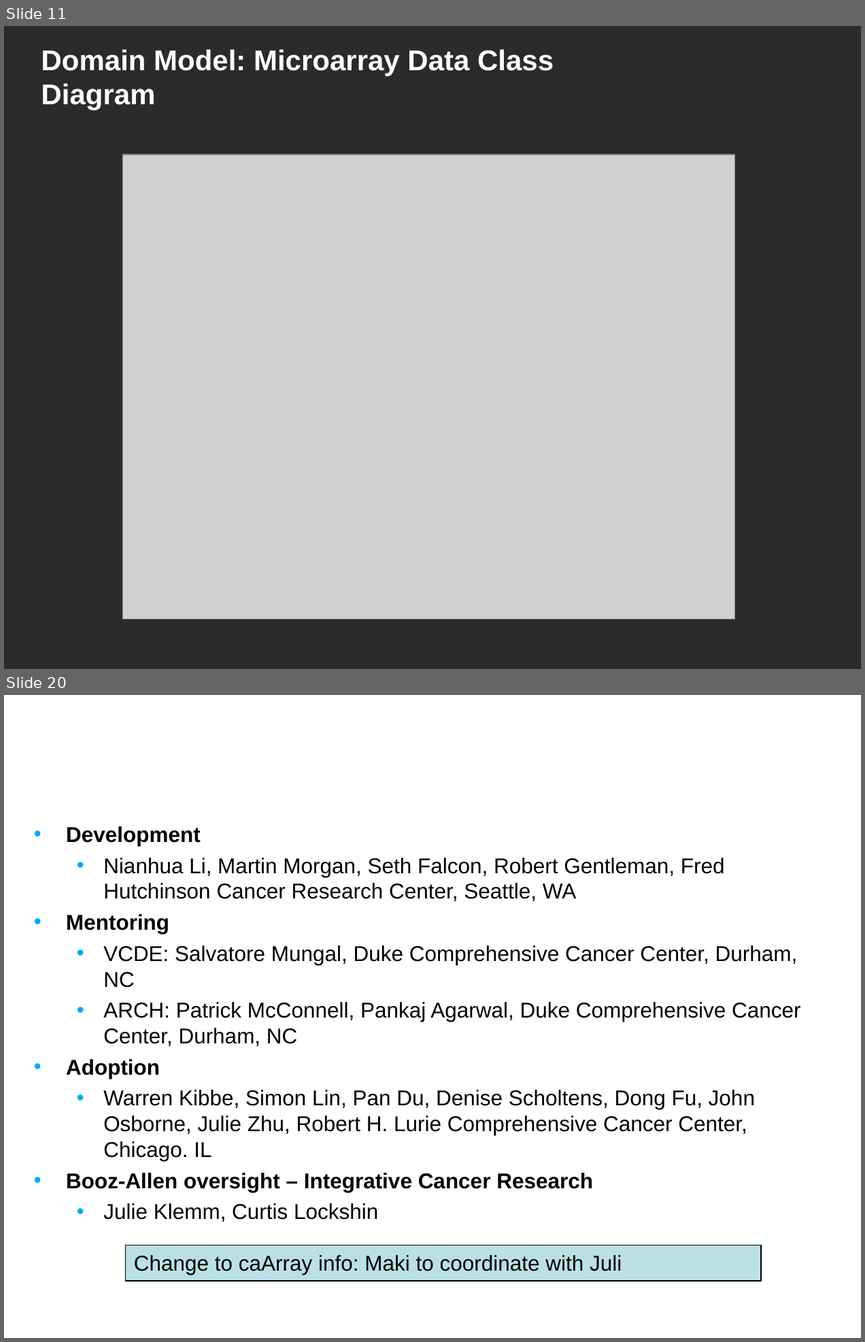
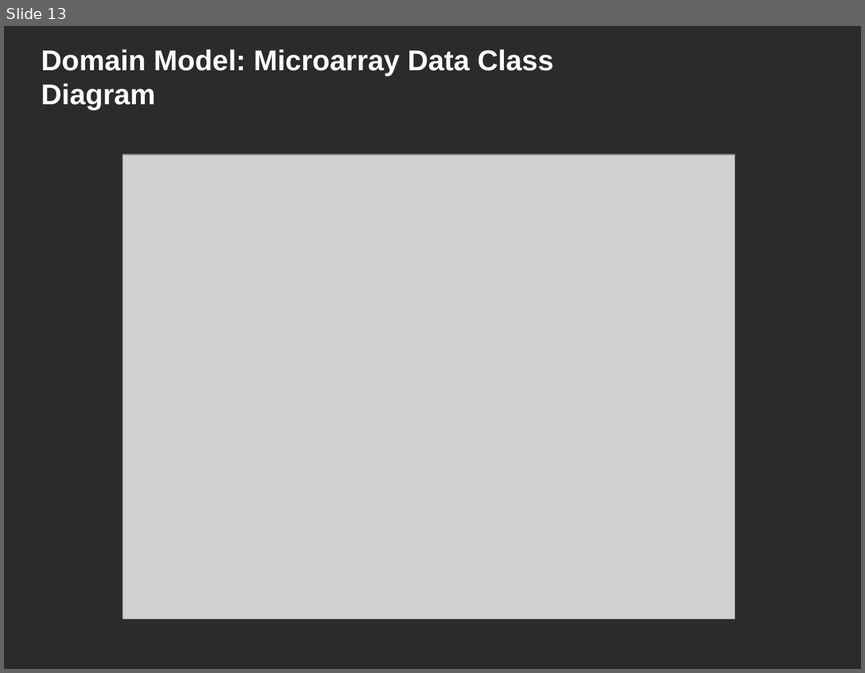
Before and after one commit to NCIP/caarray-docs, a slide deck: implementation/caarray_silver_compatibility_review/01. caarray_silver_compat_kickoff_Feb_2008.ppt. Shown one above the other, each under a label of ours: slides 11 and 20 before the commit, slide 13 after it; the slides between them are not shown. The pictures are 865x1342 and 865x673 pixels, drawn with LibreOffice and Linux fonts; fonts in the diff are those of the drawing; grey boxes stand for pictures; background and template pictures are left out; a plain dark background stands for a picture behind light text. Boxes give left, top, right and bottom in pixels: in the first picture for what was removed or moved away, otherwise in the second. Text is boxed around its words. In the diff, an @@ line names an element or a change of style, - is before the commit and + after.

```diff
--- a/implementation/caarray_silver_compatibility_review/01. caarray_silver_compat_kickoff_Feb_2008.ppt
+++ b/implementation/caarray_silver_compatibility_review/01. caarray_silver_compat_kickoff_Feb_2008.ppt
@@ slide 20 removed at [4, 695, 861, 1338], background picture (left out) @@
@@ title removed at [33, 695, 675, 795] @@
-Participants
@@ text removed at [66, 826, 800, 1221] @@
-• Development
-  • Nianhua Li, Martin Morgan, Seth Falcon, Robert Gentleman, Fred Hutchinson Cancer Research Center, Seattle, WA
-• Mentoring
-  • VCDE: Salvatore Mungal, Duke Comprehensive Cancer Center, Durham, NC
-  • ARCH: Patrick McConnell, Pankaj Agarwal, Duke Comprehensive Cancer Center, Durham, NC
-• Adoption
-  • Warren Kibbe, Simon Lin, Pan Du, Denise Scholtens, Dong Fu, John Osborne, Julie Zhu, Robert H. Lurie Comprehensive Cancer Center, Chicago. IL
-• Booz-Allen oversight – Integrative Cancer Research
-  • Julie Klemm, Curtis Lockshin
@@ rectangle removed at [126, 1245, 762, 1281] @@
-Change to caArray info: Maki to coordinate with Juli
@@ what was slide 11 is now slide 13 @@
```
Also in this commit, not shown: 6 slides changed, 3 slides added, 1 other slide removed.
